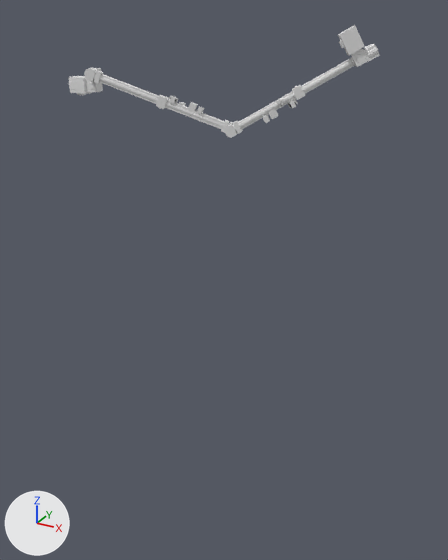
The FBX model Mesh/iss_ssrms.fbx as it was, and as the next commit left it.
Before and after are seen from a 50 mm lens placed at (13.62, -15.52, 2.94), pointed at (4.1, 1.79, -5.71). Arrows for +X, +Y and +Z are at lower left; the lights stay in place. Where no turn or scale is listed for an object, it has been applied to the vertices.

In view in the first picture: 'Col.002', 'armA_Boom1', 'armA_Boom2', 'armA_EP-joint', 'armA_EndA', 'armA_SP-joint', 'armA_SR-joint', 'armA_SY-joint', 'armA_WP-joint', 'armA_WR-joint', 'armA_WY-joint'.
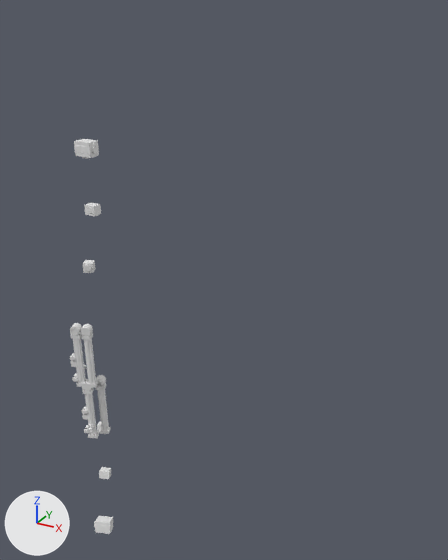
What differs and where, as boxes [x1, y1, x2, y2] in the pictures (448 x 560 px):
'armA_EP-joint', moved, turned: before [225, 86, 301, 138]; after [81, 379, 99, 438]
'armA_Boom1', moved, turned: before [160, 96, 233, 133]; after [70, 323, 86, 387]
'armA_SP-joint', moved, turned: before [84, 68, 164, 109]; after [81, 324, 98, 388]
'armA_Boom2', moved, turned: before [296, 44, 378, 98]; after [95, 375, 111, 434]
'armA_EndA', moved: before [69, 76, 92, 95]; after [74, 140, 99, 159]
'Col.009', moved, turned: before [165, 100, 229, 130]; after [72, 334, 86, 383]
'armA_WR-joint', moved, turned: before [338, 25, 361, 55]; after [94, 518, 113, 532]
'Col.008', moved, turned: before [95, 72, 161, 106]; after [84, 335, 96, 384]
'Col.001', moved, turned: before [340, 26, 365, 55]; after [95, 516, 113, 534]
'Col.002', moved: before [69, 76, 86, 94]; after [74, 139, 99, 158]
'Col.007', moved, turned: before [301, 58, 355, 94]; after [97, 381, 109, 430]
'Col.010', moved, turned: before [233, 92, 296, 133]; after [85, 393, 97, 434]
'armA_SR-joint', moved, turned: before [88, 82, 103, 92]; after [87, 206, 101, 216]
'Col.003', moved, turned: before [351, 48, 368, 67]; after [99, 467, 111, 479]
'Col.004', moved, turned: before [85, 80, 103, 92]; after [84, 203, 101, 216]
'armA_WY-joint', moved, turned: before [352, 53, 367, 67]; after [99, 472, 106, 477]
'armA_SY-joint', moved, turned (not visible before): after [82, 260, 95, 271]
'armA_WP-joint', moved, turned: before [365, 44, 380, 58]; after [98, 422, 101, 432]
'Col.005', moved, turned: before [363, 45, 379, 62]; after [97, 421, 101, 433]
'Col.006', moved, turned (not visible before): after [83, 260, 95, 273]

Edits to the bpy script that builds the scene:
```text
Change ob_arma_boom2:
    ob_arma_boom2.rotation_euler: (0.0, 3.142, 0.0) -> (0.0, 0.0, 0.0)  # degrees (0, 180, 0) -> degrees (0, 0, 0)
    ob_arma_boom2.location: (0.198, -0.000239, -2.323) -> (0.197, 0.296, -2.324)
Change ob_arma_sp_joint:
    ob_arma_sp_joint.rotation_euler: (0.0, -1.222, 0.0) -> (0.0, 0.0, 0.0)  # degrees (0, -70, 0) -> degrees (0, 0, 0)
    ob_arma_sp_joint.location: (-0.00283, -0.3, -0.00118) -> (-0.203, -0.317, -2.33)
Change ob_arma_wy_joint:
    ob_arma_wy_joint.location: (0.00211, -0.000638, -0.356) -> (-0.196, 0.623, -2.323)
    ob_arma_wy_joint.rotation_euler: (0.0, 0.0, 0.0) -> (0.0, 0.0, -3.125)  # degrees (0, 0, 0) -> degrees (0, 0, -179)
Change ob_arma_wr_joint:
    ob_arma_wr_joint.location: (-0.571, -0.00214, -0.022) -> (-0.198, 0.624, -1.967)
Change ob_arma_wp_joint:
    ob_arma_wp_joint.location: (0.195, -0.327, 2.322) -> (-0.00116, 0.296, -0.000993)
    ob_arma_wp_joint.rotation_euler: (0.0, 0.0, 0.0) -> (-0.227, 0.0, -0.0547)  # degrees (0, 0, 0) -> degrees (-13, 0, -3.1)
Change ob_arma_ep_joint:
    ob_arma_ep_joint.rotation_euler: (0.0, 2.269, 0.0) -> (0.0, 0.0, 0.0)  # degrees (0, 130, 0) -> degrees (0, 0, 0)
    ob_arma_ep_joint.location: (-0.197, -0.296, 2.324) -> (0.0, 0.0, 0.0)
Change ob_col_002:
    ob_col_002.location: (-0.38, 0.48, 0.67) -> (-0.12, 0.16, -1.28)
Change ob_arma_sy_joint:
    ob_arma_sy_joint.location: (0.00154, -0.00113, 0.386) -> (-0.201, -0.318, -1.944)
Change ob_arma_sr_joint:
    ob_arma_sr_joint.location: (0.457, 0.00262, -0.00457) -> (0.256, -0.315, -1.948)
    ob_arma_sr_joint.rotation_euler: (0.0, 0.0, 0.0) -> (0.0135, 0.0, 0.0)  # degrees (0, 0, 0) -> degrees (0.8, 0, 0)
Change ob_arma_enda:
    ob_arma_enda.location: (-0.26, 0.46, 0.67) -> (-0.01, 0.15, -1.27)
Change ob_arma_boom1:
    ob_arma_boom1.rotation_euler: (0.0, -3.142, 0.0) -> (0.0, 0.0, 0.0)  # degrees (0, -180, 0) -> degrees (0, 0, 0)
```
